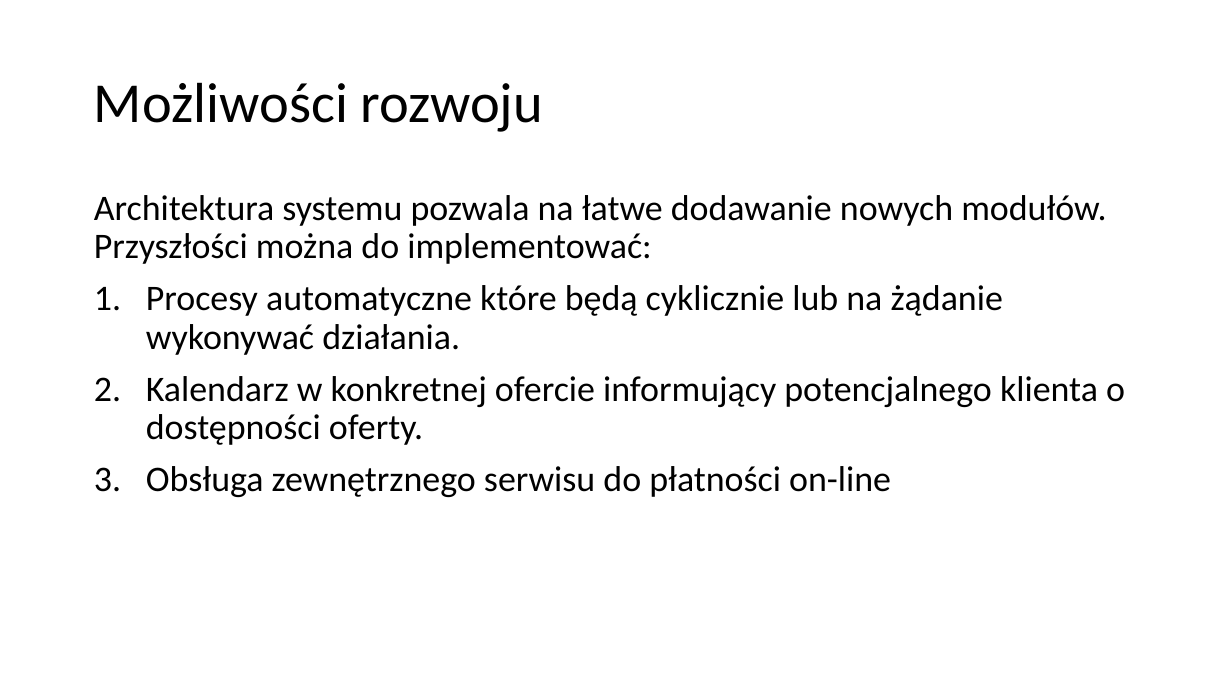
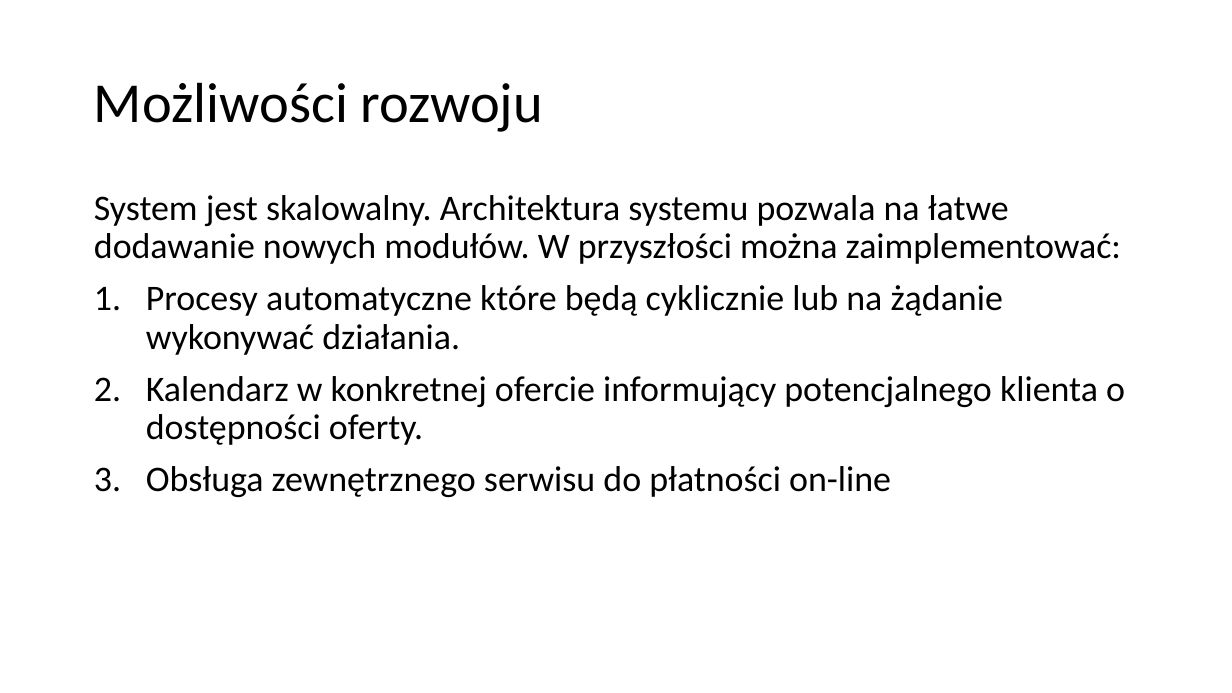
Before and after one commit to bjj-project/accommodation_announcements_documentation, a slide deck: slide 9 of accommodation_announcements_presentation.pptx. Drawn at 1232x693 pixels with LibreOffice and Linux fonts; fonts in the diff are those of the drawing. Boxes give left, top, right and bottom in pixels: in the first picture for what was removed or moved away, otherwise in the second. Text is boxed around its words. In the diff, an @@ line names an element or a change of style, - is before the commit and + after.

Commit message:
modyfikakcja treści prezentacji

```diff
--- a/accommodation_announcements_presentation.pptx
+++ b/accommodation_announcements_presentation.pptx
@@ text at (94,195,1121,264): text changed @@
-Architektura systemu pozwala na łatwe dodawanie nowych modułów. Przyszłości można do implementować:
+System jest skalowalny. Architektura systemu pozwala na łatwe dodawanie nowych modułów. W przyszłości można zaimplementować:
```
